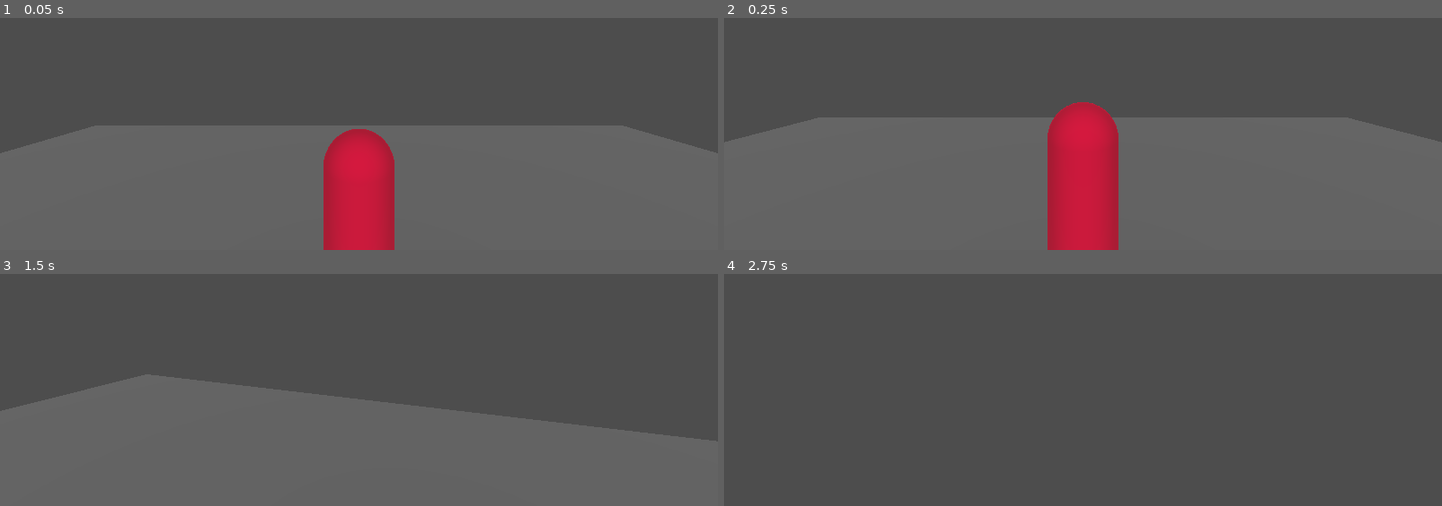
Above: before the commit, frames 1-4 (two rows, left to right).
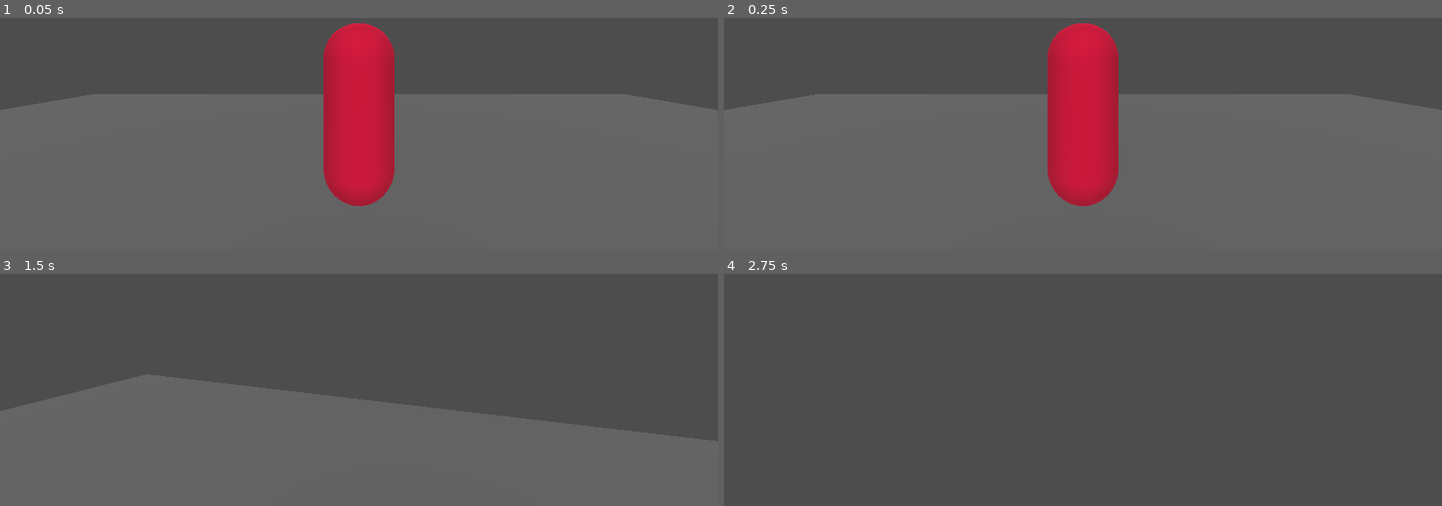
Above: after the commit, the same moments.

Repository: HarryLBonGithub/Harrys-Godot-Tools
Game: Godot game, scene res://Testing Rooms/testing_room_alpha.tscn
Same seed, same stepped clock (60 frames per second), same inputs: the game is played once before the commit and once after it. The project has no main scene, so this scene is started directly.
Inputs (mouse positions are in pixels of both pictures, inside the frame that each line leads up to):
- Up to frame 1 (0.05 s): no input
- Up to frame 2 (0.25 s): no input
- Up to frame 3 (1.5 s): move the mouse to (394, 304) at 0.52 s; hold Ctrl (crouch) 0.53-1.28 s; hold W (move_forward) from 0.53 s (still down); tap Space (jump) at 0.77 s; move the mouse to (323, 306) at 1.27 s; tap F (flashlight) at 1.35 s
- Up to frame 4 (2.75 s): keep holding W (move_forward); tap Space (jump) at 1.52 s; move the mouse to (1097, 297) at 2.02 s; hold Shift (run) from 2.03 s (still down)

The runs differ from the first frame. In frame 1, 9.4% of the frame differs, in the area x 0-100%, y 2-100%; in frame 2, 8.2%; in frame 3, less than 0.1%; in frame 4, nothing differs.

Commit message:
test commit
changed the placement of a character to test

Diff:
--- a/Testing Rooms/testing_room_alpha.tscn
+++ b/Testing Rooms/testing_room_alpha.tscn
@@ -29,7 +29,7 @@
 transform = Transform3D(1, 0, 0, 0, 0.903664, 0.428241, 0, -0.428241, 0.903664, 0, 11.1154, 0)
 
 [node name="FPSCharacterController" parent="." instance=ExtResource("2_hdv7s")]
-transform = Transform3D(1, 0, 0, 0, 1, 0, 0, 0, 1, 0, 2.72501, 0)
+transform = Transform3D(1, 0, 0, 0, 1, 0, 0, 0, 1, 0, 1.5, 0)
 
 [node name="Dummy" parent="." instance=ExtResource("4_jhemo")]
 transform = Transform3D(1, 0, 0, 0, 1, 0, 0, 0, 1, 0, 1.5, -2.95903)
